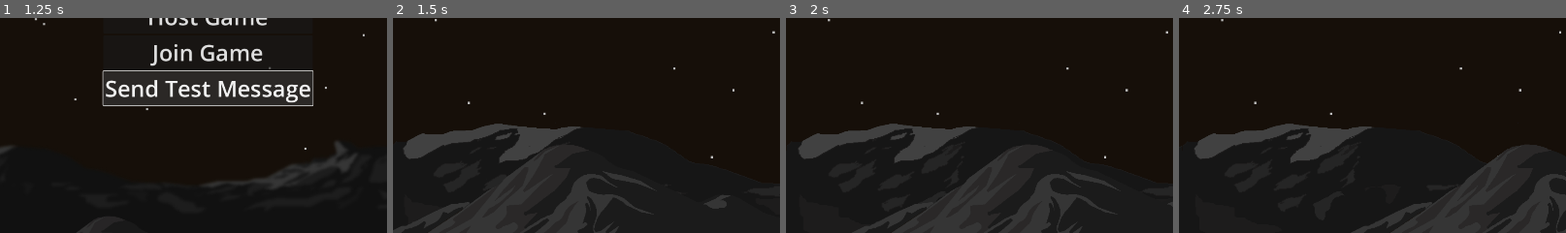
Above: before the commit, frames 1-4 (left to right).
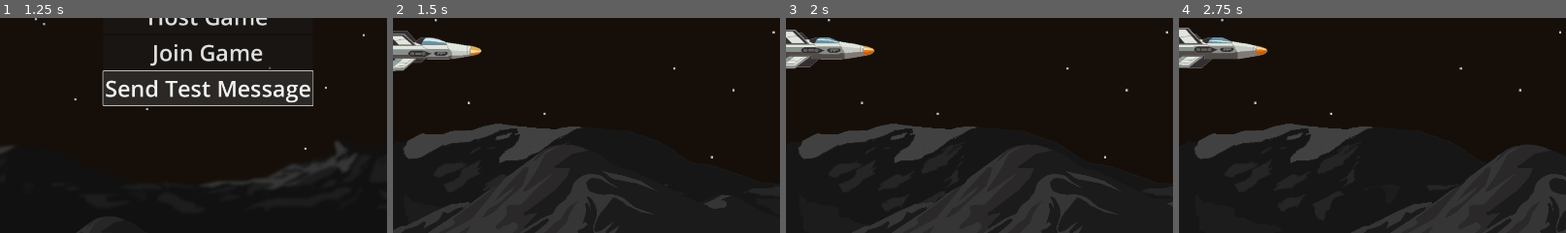
Above: after the commit, the same moments.

Repository: AUTeddy/godot-intro-multiplayer-1
Game: Godot game, scene res://scenes/main_menu.tscn
The game is run twice, just before and just after one commit, with the same random seed, the same clock (stepped at 60 frames per second) and the same inputs.
Inputs:
- Up to frame 1 (1.25 s): click "Send Test Message" at 0.5 s
- Up to frame 2 (1.5 s): click "Host Game" at 1.25 s
- Up to frame 3 (2 s): no input
- Up to frame 4 (2.75 s): tap Enter (ui_accept) at 2, 2.1, 2.27, 2.57 s; hold Right (ui_right) from 2.03 s (still down)
The pictures show only the part of the screen within x 0-50%, y 14-64%; the shares and areas given below are measured in that part.

Frame 1 is identical in both runs. In frame 2, 2.3% of the frame differs, in the area x 0-23%, y 5-25%; in frame 3, 2.4%; in frame 4, 2.4%, in the area x 0-23%, y 4-24%.

Commit message:
Section 3 complete
- players now spawn into game
- player movement now controlled by player's input

Diff:
--- a/project.godot
+++ b/project.godot
@@ -25,3 +25,26 @@
 window/size/viewport_height=1080
 window/size/resizable=false
 window/size/always_on_top=true
+
+[input]
+
+up={
+"deadzone": 0.2,
+"events": [Object(InputEventKey,"resource_local_to_scene":false,"resource_name":"","device":-1,"window_id":0,"alt_pressed":false,"shift_pressed":false,"ctrl_pressed":false,"meta_pressed":false,"pressed":false,"keycode":0,"physical_keycode":87,"key_label":0,"unicode":119,"location":0,"echo":false,"script":null)
+]
+}
+down={
+"deadzone": 0.2,
+"events": [Object(InputEventKey,"resource_local_to_scene":false,"resource_name":"","device":-1,"window_id":0,"alt_pressed":false,"shift_pressed":false,"ctrl_pressed":false,"meta_pressed":false,"pressed":false,"keycode":0,"physical_keycode":83,"key_label":0,"unicode":115,"location":0,"echo":false,"script":null)
+]
+}
+left={
+"deadzone": 0.2,
+"events": [Object(InputEventKey,"resource_local_to_scene":false,"resource_name":"","device":-1,"window_id":0,"alt_pressed":false,"shift_pressed":false,"ctrl_pressed":false,"meta_pressed":false,"pressed":false,"keycode":0,"physical_keycode":65,"key_label":0,"unicode":97,"location":0,"echo":false,"script":null)
+]
+}
+right={
+"deadzone": 0.2,
+"events": [Object(InputEventKey,"resource_local_to_scene":false,"resource_name":"","device":-1,"window_id":0,"alt_pressed":false,"shift_pressed":false,"ctrl_pressed":false,"meta_pressed":false,"pressed":false,"keycode":0,"physical_keycode":68,"key_label":0,"unicode":100,"location":0,"echo":false,"script":null)
+]
+}
--- a/scenes/game.tscn
+++ b/scenes/game.tscn
@@ -1,7 +1,8 @@
-[gd_scene load_steps=8 format=3 uid="uid://c7hx085d3my3g"]
+[gd_scene load_steps=9 format=3 uid="uid://c7hx085d3my3g"]
 
 [ext_resource type="Script" uid="uid://decxidnrg6wt2" path="res://scripts/game.gd" id="1_u5sy4"]
 [ext_resource type="Texture2D" uid="uid://bc17l4opfv77q" path="res://assets/game-bg/moon_sky.png" id="1_uwrxv"]
+[ext_resource type="PackedScene" uid="uid://c8lhimkedr6pn" path="res://scenes/player.tscn" id="2_gee14"]
 [ext_resource type="Texture2D" uid="uid://duj4ow0abaplj" path="res://assets/game-bg/moon_earth.png" id="2_yqjtg"]
 [ext_resource type="Texture2D" uid="uid://f80u4c5myc6g" path="res://assets/game-bg/moon_back.png" id="3_lnu2h"]
 [ext_resource type="Texture2D" uid="uid://dpengsylmmv3u" path="res://assets/game-bg/moon_mid.png" id="4_lbhrr"]
@@ -10,6 +11,11 @@
 
 [node name="Game" type="Node2D"]
 script = ExtResource("1_u5sy4")
+player_scene = ExtResource("2_gee14")
+
+[node name="MultiplayerSpawner" type="MultiplayerSpawner" parent="."]
+_spawnable_scenes = PackedStringArray("uid://c8lhimkedr6pn")
+spawn_path = NodePath("../SpawnPath")
 
 [node name="World" type="Node2D" parent="."]
 
@@ -93,4 +99,7 @@
 layout_mode = 2
 text = "Main Menu"
 
+[node name="SpawnPath" type="Node2D" parent="."]
+unique_name_in_owner = true
+
 [connection signal="pressed" from="GameMenu/Panel/HBoxContainer/MainMenu" to="." method="_on_main_menu_pressed"]
--- /dev/null
+++ b/scenes/multiplayer/spawn_manager.tscn
@@ -0,0 +1,7 @@
+[gd_scene load_steps=2 format=3 uid="uid://bg3v5iaxu06m4"]
+
+[ext_resource type="Script" uid="uid://ddujdd0hgmxhj" path="res://scripts/multiplayer/spawn_manager.gd" id="1_oxkht"]
+
+[node name="SpawnManager" type="Node"]
+script = ExtResource("1_oxkht")
+metadata/_custom_type_script = "uid://ddujdd0hgmxhj"
--- a/scenes/player.tscn
+++ b/scenes/player.tscn
@@ -1,14 +1,30 @@
-[gd_scene load_steps=4 format=3 uid="uid://c8lhimkedr6pn"]
+[gd_scene load_steps=7 format=3 uid="uid://c8lhimkedr6pn"]
 
 [ext_resource type="Script" uid="uid://cnirl4fbcu71k" path="res://scripts/player.gd" id="1_3vyb7"]
 [ext_resource type="SpriteFrames" uid="uid://djepmkigcjqks" path="res://assets/ship_sprite_frames.tres" id="2_g2els"]
+[ext_resource type="Script" uid="uid://bhsaax8jly61e" path="res://scripts/player_input.gd" id="3_qhqgy"]
+
+[sub_resource type="SceneReplicationConfig" id="SceneReplicationConfig_g2els"]
+properties/0/path = NodePath(".:position")
+properties/0/spawn = true
+properties/0/replication_mode = 1
 
 [sub_resource type="CapsuleShape2D" id="CapsuleShape2D_qhqgy"]
 radius = 50.0
 height = 250.0
 
-[node name="Player" type="CharacterBody2D"]
+[sub_resource type="SceneReplicationConfig" id="SceneReplicationConfig_qhqgy"]
+properties/0/path = NodePath("PlayerInput:input_dir")
+properties/0/spawn = true
+properties/0/replication_mode = 1
+
+[node name="Player" type="CharacterBody2D" node_paths=PackedStringArray("player_input", "input_synchronizer")]
 script = ExtResource("1_3vyb7")
+player_input = NodePath("PlayerInput")
+input_synchronizer = NodePath("PlayerInput/InputSynchronizer")
+
+[node name="MultiplayerSynchronizer" type="MultiplayerSynchronizer" parent="."]
+replication_config = SubResource("SceneReplicationConfig_g2els")
 
 [node name="CollisionShape2D" type="CollisionShape2D" parent="."]
 rotation = 1.5708
@@ -18,3 +34,11 @@
 sprite_frames = ExtResource("2_g2els")
 autoplay = "default"
 frame_progress = 0.986209
+
+[node name="PlayerInput" type="Node" parent="."]
+script = ExtResource("3_qhqgy")
+
+[node name="InputSynchronizer" type="MultiplayerSynchronizer" parent="PlayerInput"]
+root_path = NodePath("../..")
+replication_config = SubResource("SceneReplicationConfig_qhqgy")
+public_visibility = false
--- a/scripts/game.gd
+++ b/scripts/game.gd
@@ -1,4 +1,13 @@
 extends Node2D
+
+@export var player_scene: PackedScene
+
+func _ready() -> void:
+	if NetworkManager.is_hosting_game:
+		var spawn_manager_scene = load("res://scenes/multiplayer/spawn_manager.tscn")
+		var spawn_manager = spawn_manager_scene.instantiate()
+		spawn_manager.player_scene = player_scene
+		add_child(spawn_manager)
 
 func _on_main_menu_pressed() -> void:
 	NetworkManager.terminate_connection_load_main_menu()
--- /dev/null
+++ b/scripts/multiplayer/spawn_manager.gd
@@ -0,0 +1,34 @@
+class_name SpawnManager
+extends Node
+
+@onready var spawn_path: Node2D = get_tree().current_scene.get_node("%SpawnPath")
+
+var player_scene: PackedScene
+
+func _ready() -> void:
+	if is_multiplayer_authority():
+		get_tree().get_multiplayer().peer_connected.connect(_peer_connected)
+		get_tree().get_multiplayer().peer_disconnected.connect(_peer_disconnected)
+
+		_add_player_to_game(1)
+
+func _peer_connected(network_id):
+	print("Peer connected: %s" % network_id)
+	_add_player_to_game(network_id)
+
+func _peer_disconnected(network_id):
+	print("Peer disconnected: %s" % network_id)
+
+func _add_player_to_game(network_id: int):
+
+	var player_to_add = player_scene.instantiate()
+	player_to_add.name = str(network_id)
+
+	player_to_add.set_multiplayer_authority(1)
+
+	if network_id == 1: # For now, just check if you're the host, spawn on left side.
+		player_to_add.global_transform = Transform2D(0, Vector2(randi_range(75, 275), randi_range(50, 570)))
+	else:
+		player_to_add.global_transform = Transform2D(0, Vector2(randi_range(1400, 1600), randi_range(50, 570)))
+
+	spawn_path.add_child(player_to_add)
--- a/scripts/player.gd
+++ b/scripts/player.gd
@@ -1,25 +1,26 @@
+class_name Player
 extends CharacterBody2D
 
-
-const SPEED = 300.0
+const SPEED = 600.0
 const JUMP_VELOCITY = -400.0
 
+@export var player_input: PlayerInput
+@export var input_synchronizer: MultiplayerSynchronizer
+
+func _enter_tree() -> void:
+	player_input.set_multiplayer_authority(str(name).to_int())
+
+func _ready() -> void:
+	input_synchronizer.set_visibility_for(1, true)
 
 func _physics_process(delta: float) -> void:
-	# Add the gravity.
-	if not is_on_floor():
-		velocity += get_gravity() * delta
+	if is_multiplayer_authority():
+		var direction := player_input.input_dir
+		if direction:
+			velocity.x = direction.x * SPEED
+			velocity.y = direction.y * SPEED
+		else:
+			velocity.x = move_toward(velocity.x, 0, SPEED)
+			velocity.y = move_toward(velocity.y, 0, SPEED)
 
-	# Handle jump.
-	if Input.is_action_just_pressed("ui_accept") and is_on_floor():
-		velocity.y = JUMP_VELOCITY
-
-	# Get the input direction and handle the movement/deceleration.
-	# As good practice, you should replace UI actions with custom gameplay actions.
-	var direction := Input.get_axis("ui_left", "ui_right")
-	if direction:
-		velocity.x = direction * SPEED
-	else:
-		velocity.x = move_toward(velocity.x, 0, SPEED)
-
-	move_and_slide()
+		move_and_slide()
--- /dev/null
+++ b/scripts/player_input.gd
@@ -0,0 +1,8 @@
+class_name PlayerInput
+extends Node
+
+var input_dir: Vector2
+
+func _physics_process(delta: float) -> void:
+	if is_multiplayer_authority():
+		input_dir = Input.get_vector("left", "right", "up", "down")
Not shown, added: scripts/multiplayer/spawn_manager.gd.uid
Not shown, added: scripts/player_input.gd.uid
